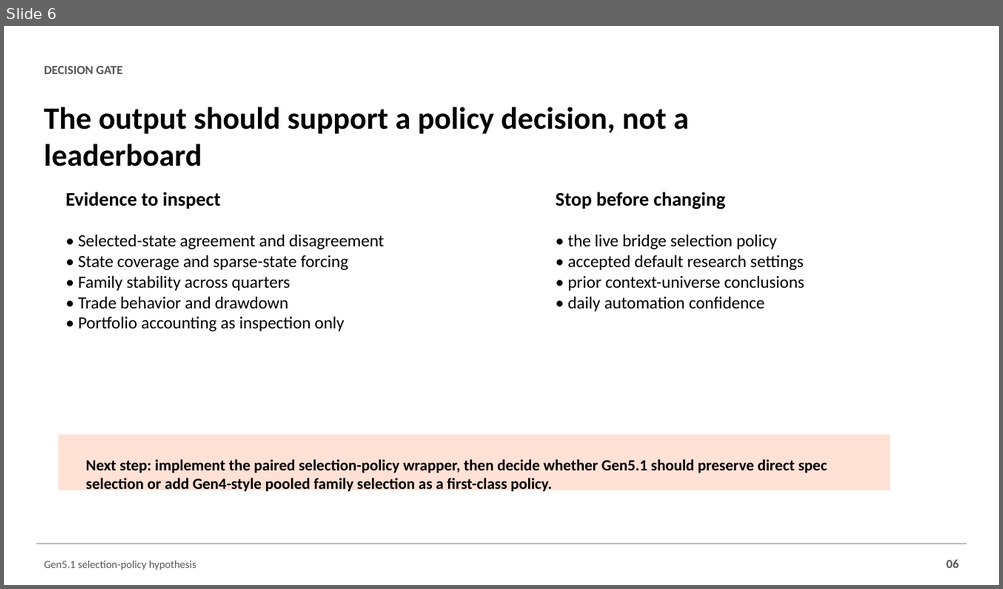
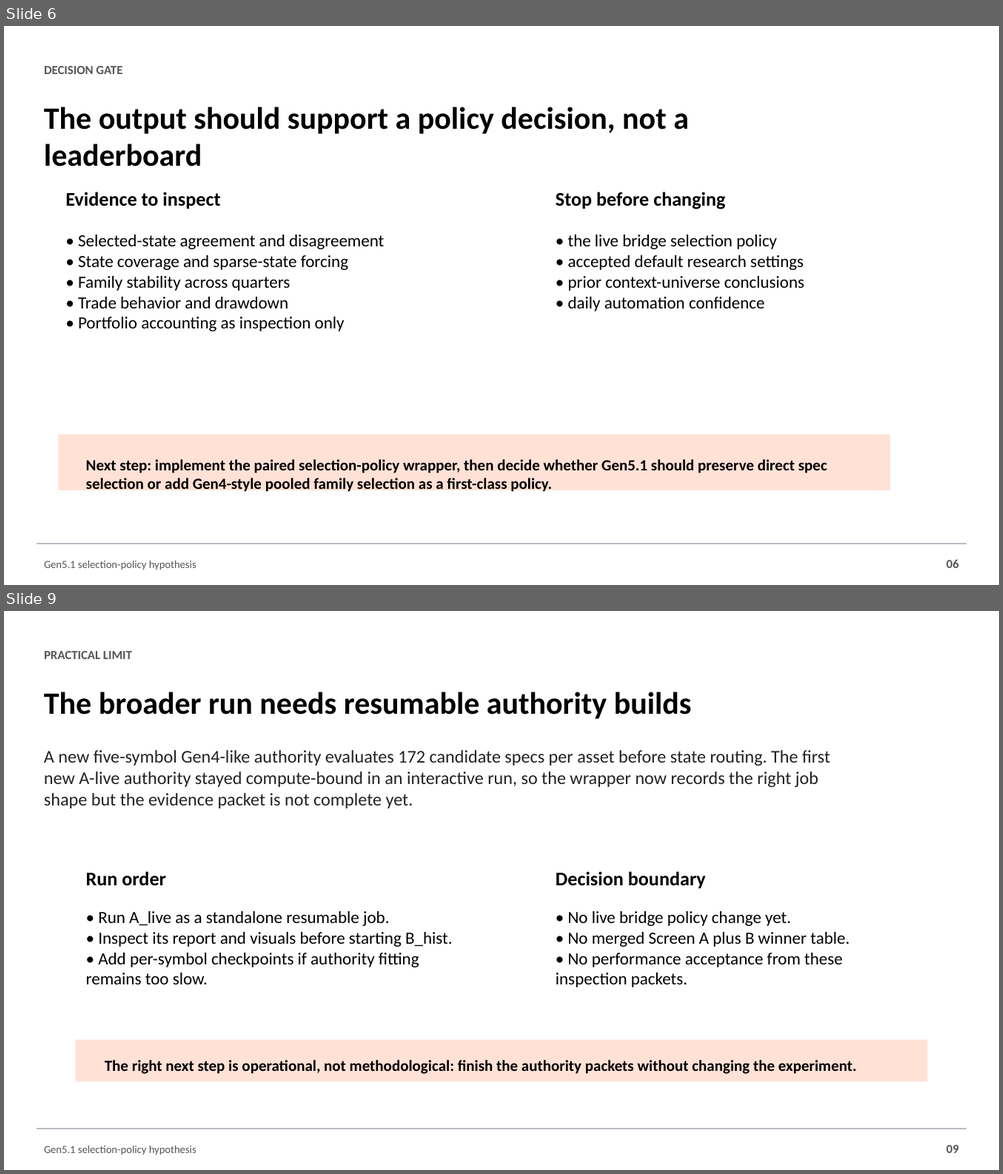
Before and after one commit to Francisc0Franc0/Time-Series-Modeling-Gen5, a slide deck: presentations/gen5_selection_policy_hypothesis.pptx. Shown one above the other, each under a label of ours: slide 6 before the commit, slides 6 and 9 after it; the slides between them are not shown. The pictures are 1003x589 and 1003x1174 pixels, drawn with LibreOffice and Linux fonts; fonts in the diff are those of the drawing. Boxes give left, top, right and bottom in pixels: in the first picture for what was removed or moved away, otherwise in the second. Text is boxed around its words. In the diff, an @@ line names an element or a change of style, - is before the commit and + after.

Commit message:
Add selection policy robustness wrapper

```diff
--- a/presentations/gen5_selection_policy_hypothesis.pptx
+++ b/presentations/gen5_selection_policy_hypothesis.pptx
@@ slide 9 added at bbox=[4, 611, 999, 1170], background #FFFFFF @@
@@ text added at bbox=[44, 651, 132, 659], 12 pt, text #555555, bold @@
+PRACTICAL LIMIT
@@ text added at bbox=[44, 692, 691, 719], 30 pt, text #000000, bold @@
+The broader run needs resumable authority builds
@@ text added at bbox=[44, 750, 830, 809], 17.2 pt, text #222222 @@
+A new five-symbol Gen4-like authority evaluates 172 candidate specs per asset before state routing. The first new A-live authority stayed compute-bound in an interactive run, so the wrapper now records the right job shape but the evidence packet is not complete yet.
@@ text added at bbox=[86, 871, 166, 886], 18.8 pt, text #000000, bold @@
+Run order
@@ text added at bbox=[555, 871, 706, 889], 18.8 pt, text #000000, bold @@
+Decision boundary
@@ text added at bbox=[86, 911, 452, 985], 16.5 pt, text #000000 @@
+• Run A_live as a standalone resumable job.
+• Inspect its report and visuals before starting B_hist.
+• Add per-symbol checkpoints if authority fitting remains too slow.
@@ text added at bbox=[555, 911, 849, 988], 16.5 pt, text #000000 @@
+• No live bridge policy change yet.
+• No merged Screen A plus B winner table.
+• No performance acceptance from these inspection packets.
@@ rectangle added at bbox=[76, 1040, 928, 1082], fill #FFE1D6 @@
@@ text added at bbox=[105, 1060, 856, 1074], 15 pt, text #000000, bold @@
+The right next step is operational, not methodological: finish the authority packets without changing the experiment.
@@ rectangle added at bbox=[37, 1129, 967, 1130], fill #B8BCC4, outline #B8BCC4 0 pt @@
@@ text added at bbox=[44, 1146, 196, 1156], 10.5 pt, text #555555 @@
+Gen5.1 selection-policy hypothesis
@@ text added at bbox=[946, 1145, 959, 1153], 12 pt, text #555555, bold @@
+09
```
Also in this commit, not shown: 2 other slides added, 5 other files.
